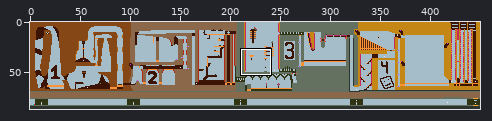
A sprite sheet gets an edit: Maps/Parkour1.png. Above: a wide view before the commit, with the close-up outlined.
Close-up. Earlier state:
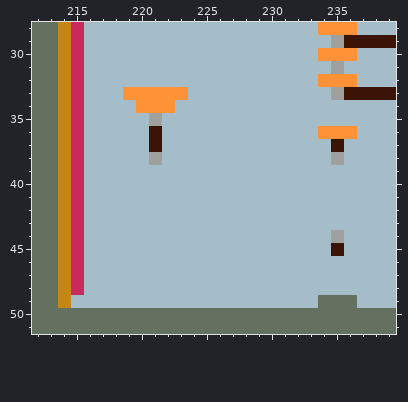
The file is 450x87 pixels. Colours within 5 levels of each other are drawn and written as one. Shown: x 212..239, y 28..51.
After the commit:
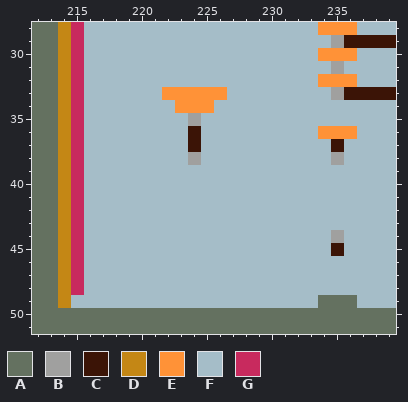
Palette (. is transparent): A #647160  B #a0a09f  C #3b1406  D #c48715  E #ff9237  F #a5bdc8  G #c82a5e
Changes in this commit:
@@ x 217..228 @@
 32 FFFFFFFFFFFF
-33 FFEEEEEFFFFF
-34 FFFEEEFFFFFF
-35 FFFFBFFFFFFF
-36 FFFFCFFFFFFF
-37 FFFFCFFFFFFF
-38 FFFFBFFFFFFF
+33 FFFFFEEEEEFF
+34 FFFFFFEEEFFF
+35 FFFFFFFBFFFF
+36 FFFFFFFCFFFF
+37 FFFFFFFCFFFF
+38 FFFFFFFBFFFF
 39 FFFFFFFFFFFF
Where, in picture pixels (left, top, right, bottom), the same in both close-ups:
changed: (123, 87, 227, 165)
